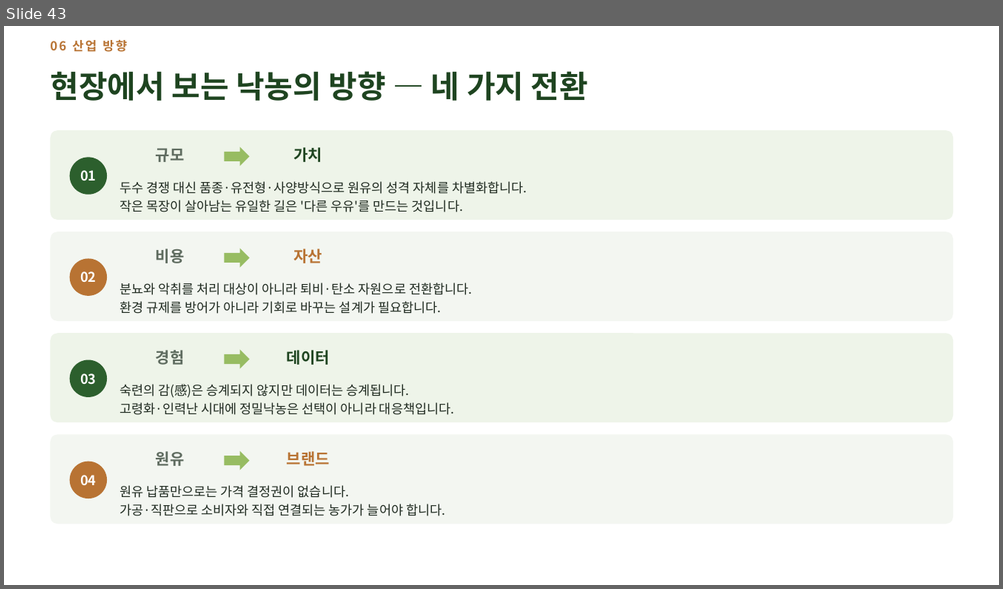
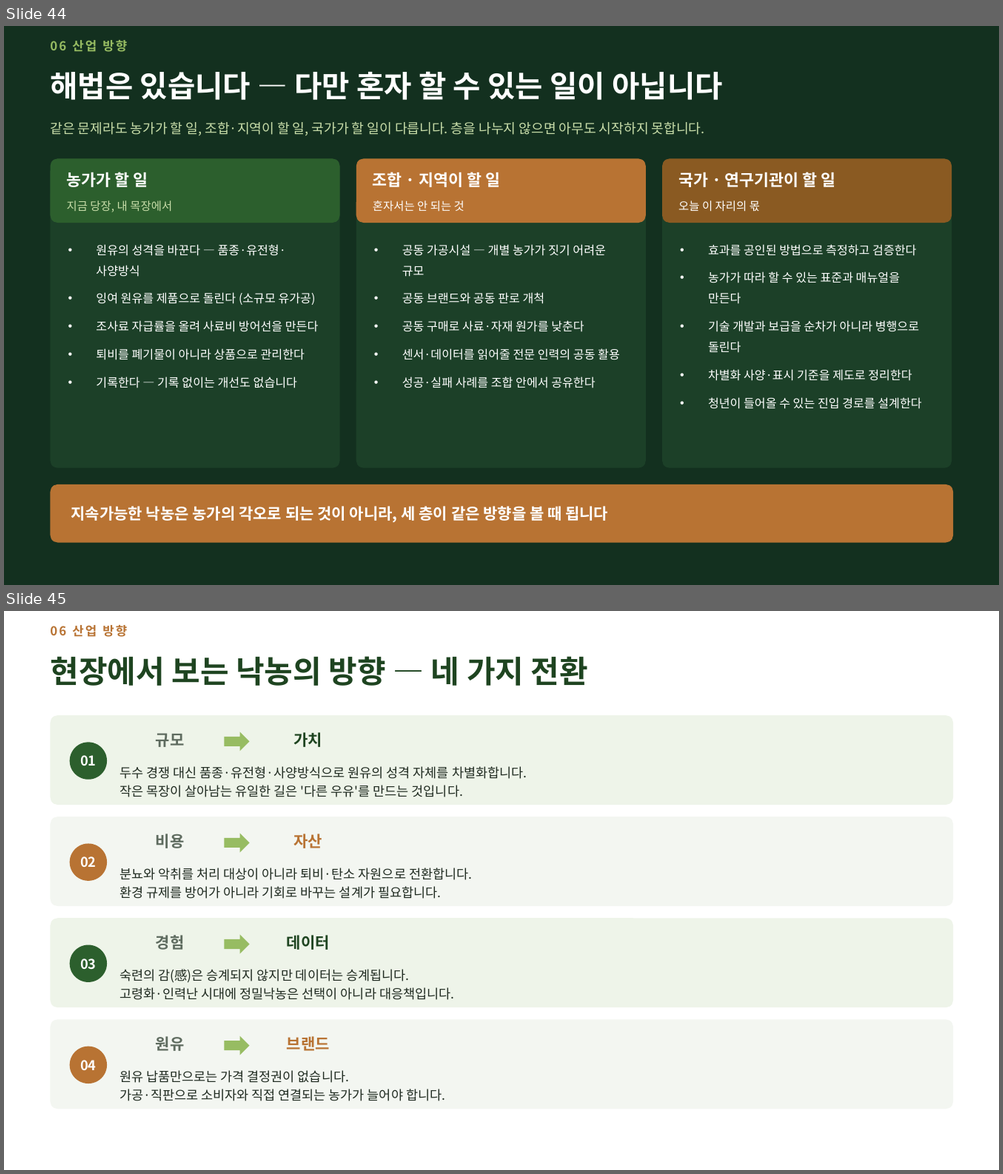
Before and after one commit to hhj3150/Dr-Ha--agent, a slide deck: deliverables/2026-08-10-nias-seminar/저지종_유가공목장_운영_현장사례.pptx. Shown one above the other, each under a label of ours: slide 43 before the commit, slides 44 and 45 after it. The pictures are 1003x589 and 1003x1174 pixels, drawn with LibreOffice and Linux fonts; fonts in the diff are those of the drawing. Boxes give left, top, right and bottom in pixels: in the first picture for what was removed or moved away, otherwise in the second. Text is boxed around its words. In the diff, an @@ line names an element or a change of style, - is before the commit and + after.

```diff
--- a/deliverables/2026-08-10-nias-seminar/저지종_유가공목장_운영_현장사례.pptx
+++ b/deliverables/2026-08-10-nias-seminar/저지종_유가공목장_운영_현장사례.pptx
@@ slide 44 added at bbox=[4, 26, 999, 585], background #13301F @@
@@ text added at bbox=[50, 40, 127, 52], 12 pt, text #97BC62, bold @@
+06 산업 방향
@@ text added at bbox=[50, 71, 722, 100], 29 pt, text #FFFFFF, bold @@
+해법은 있습니다 — 다만 혼자 할 수 있는 일이 아닙니다
@@ text added at bbox=[50, 122, 705, 136], 13 pt, text #C8DDA9 @@
+같은 문제라도 농가가 할 일, 조합·지역이 할 일, 국가가 할 일이 다릅니다. 층을 나누지 않으면 아무도 시작하지 못합니다.
@@ rounded rectangle added at bbox=[51, 158, 340, 469], fill #1C4028 @@
@@ rounded rectangle added at bbox=[51, 158, 340, 223], fill #2C5F2D @@
@@ rounded rectangle added at bbox=[356, 158, 646, 469], fill #1C4028 @@
@@ rounded rectangle added at bbox=[356, 158, 646, 223], fill #B87333 @@
@@ rounded rectangle added at bbox=[662, 158, 951, 469], fill #1C4028 @@
@@ rounded rectangle added at bbox=[662, 158, 951, 223], fill #8A5A22 @@
@@ text added at bbox=[67, 170, 148, 190], 15.5 pt, text #FFFFFF, bold @@
+농가가 할 일
@@ text added at bbox=[373, 172, 500, 187], 15.5 pt, text #FFFFFF, bold @@
+조합 · 지역이 할 일
@@ text added at bbox=[678, 170, 835, 190], 15.5 pt, text #FFFFFF, bold @@
+국가 · 연구기관이 할 일
@@ text added at bbox=[67, 201, 172, 212], 11 pt, text #C8DDA9 @@
+지금 당장, 내 목장에서
@@ text added at bbox=[373, 201, 464, 211], 11 pt, text #FFFFFF @@
+혼자서는 안 되는 것
@@ text added at bbox=[678, 201, 760, 212], 11 pt, text #FFFFFF @@
+오늘 이 자리의 몫
@@ text added at bbox=[96, 244, 318, 389], 11.5 pt, text #FFFFFF @@
+• 원유의 성격을 바꾼다 — 품종·유전형·사양방식
+• 잉여 원유를 제품으로 돌린다 (소규모 유가공)
+• 조사료 자급률을 올려 사료비 방어선을 만든다
+• 퇴비를 폐기물이 아니라 상품으로 관리한다
+• 기록한다 — 기록 없이는 개선도 없습니다
@@ text added at bbox=[402, 244, 620, 389], 11.5 pt, text #FFFFFF @@
+• 공동 가공시설 — 개별 농가가 짓기 어려운 규모
+• 공동 브랜드와 공동 판로 개척
+• 공동 구매로 사료·자재 원가를 낮춘다
+• 센서·데이터를 읽어줄 전문 인력의 공동 활용
+• 성공·실패 사례를 조합 안에서 공유한다
@@ text added at bbox=[708, 244, 921, 409], 11.5 pt, text #FFFFFF @@
+• 효과를 공인된 방법으로 측정하고 검증한다
+• 농가가 따라 할 수 있는 표준과 매뉴얼을 만든다
+• 기술 개발과 보급을 순차가 아니라 병행으로 돌린다
+• 차별화 사양·표시 기준을 제도로 정리한다
+• 청년이 들어올 수 있는 진입 경로를 설계한다
@@ rounded rectangle added at bbox=[51, 485, 953, 543], fill #B87333 @@
@@ text added at bbox=[71, 504, 608, 523], 15 pt, text #FFFFFF, bold @@
+지속가능한 낙농은 농가의 각오로 되는 것이 아니라, 세 층이 같은 방향을 볼 때 됩니다
@@ what was slide 43 is now slide 45 @@
```
Also in this commit, not shown: 1 other slide added, 2 other files.
